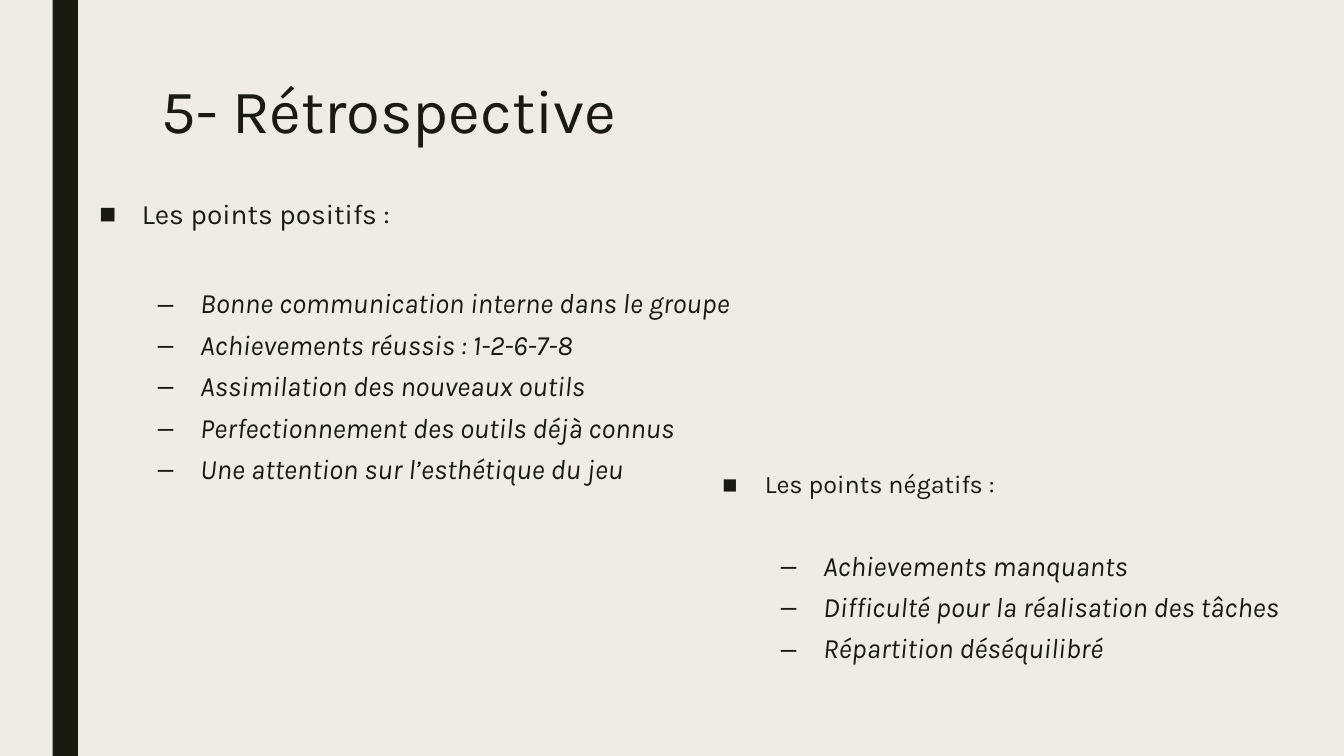
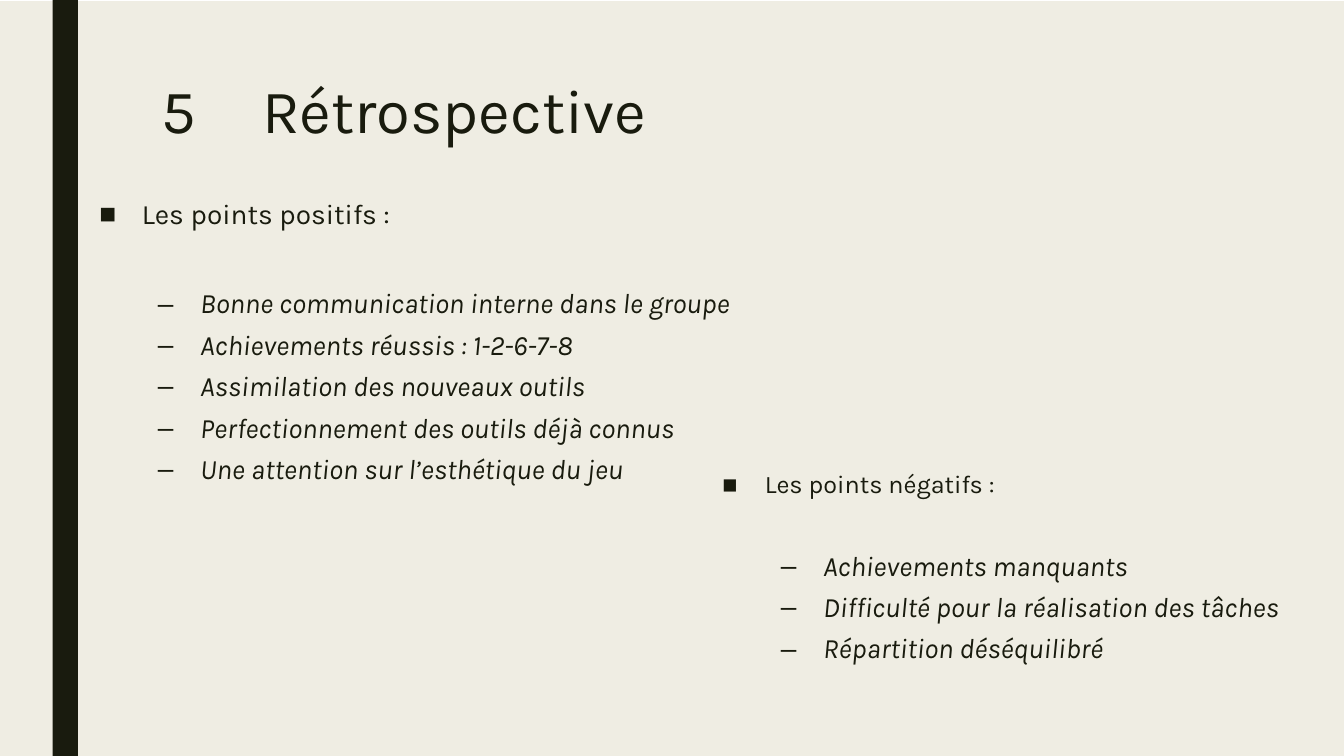
Before and after one commit to 0xblazy/Projet_2048_Nico_Elise_Tom_Lucille, a slide deck: slide 10 of Projet_2048/Support_Projet_2048.pptx (slide 9 before the commit). Drawn at 1344x756 pixels with LibreOffice and Linux fonts; fonts in the diff are those of the drawing. Boxes give left, top, right and bottom in pixels: in the first picture for what was removed or moved away, otherwise in the second. Text is boxed around its words. In the diff, an @@ line names an element or a change of style, - is before the commit and + after.

```diff
--- a/Projet_2048/Support_Projet_2048.pptx
+++ b/Projet_2048/Support_Projet_2048.pptx
@@ background #EFEDE3 to pattern #EFEDE3 on #FFFFFF @@
@@ title at [161,86,646,148]: text changed @@
-5- Rétrospective
+5 Rétrospective
```
Also in this commit, not shown: 9 other slides changed, 1 slide added, 1 other file.
